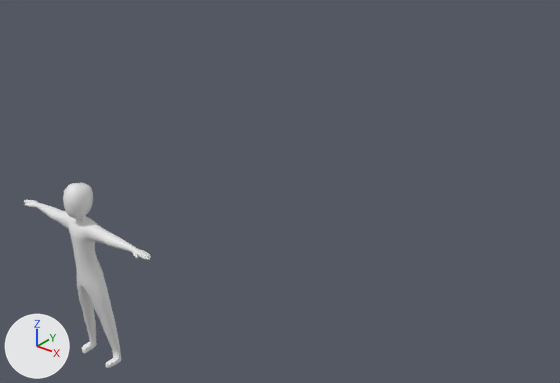
Two versions of the FBX model Assets/Art/Models/character.fbx, one commit apart.
Camera for both pictures: a camera (50 mm lens) standing at (4.09, -2.14, 3.74) and looking at (-0.3, 3.36, 0.33). The axes (+X, +Y, +Z) are drawn at lower left. The lights are the same throughout. Materials are left out; every surface is plain grey. Where no turn or scale is listed for an object, it has been applied to the vertices.

The first picture shows 'Body'.
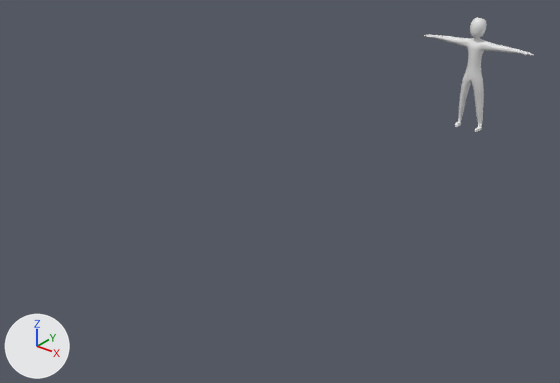
Where the change shows, as pixel boxes (x1, y1, x2, y2) in the pictures (560 x 383 px; the box of a moved part takes in the faces that stretch with it):
'Body', reshaped, moved (13% narrower, 38% shorter): before (24, 182, 151, 367); after (424, 18, 534, 132)
part 1 of me_bodyuniform_001, moved or reshaped: before (102, 232, 151, 260); after (495, 45, 534, 55)
part 2 of me_bodyuniform_001, moved or reshaped: before (24, 200, 60, 221); after (424, 34, 458, 44)

What the commit changed:
me_bodyuniform_001 is used by ob_body; location (0.0, 0.8, 0.0).
me_bodyuniform_001 had 1042 vertices, 1058 faces and spanned x -0.687..0.687, y -0.151..0.056, z -0.007..1.465.
me_bodyuniform_001 now has 1042 vertices, 1058 faces and spans x -0.755..0.755, y -0.151..0.056, z -0.007..1.465.
me_bodyuniform_001 part 1: 166 of 1042 vertices moved; they spanned x 0.301..0.687, y -0.092..0.001, z 1.088..1.167 and now span x 0.303..0.755, y -0.092..0.001, z 1.088..1.167; mean shift (0.056, 0.0, 0.0); largest move (0.518, -0.008, 1.114) -> (0.586, -0.008, 1.114).
me_bodyuniform_001 part 2: 166 of 1042 vertices moved; they spanned x -0.687..-0.301, y -0.092..0.001, z 1.088..1.167 and now span x -0.755..-0.303, y -0.092..0.001, z 1.088..1.167; mean shift (-0.056, 0.0, 0.0); largest move (-0.518, -0.008, 1.114) -> (-0.586, -0.008, 1.114).
Object 'Body' (ob_body) moves from (0.0, 0.8, 0.0) to (0.0, 7.0, 0.0).
